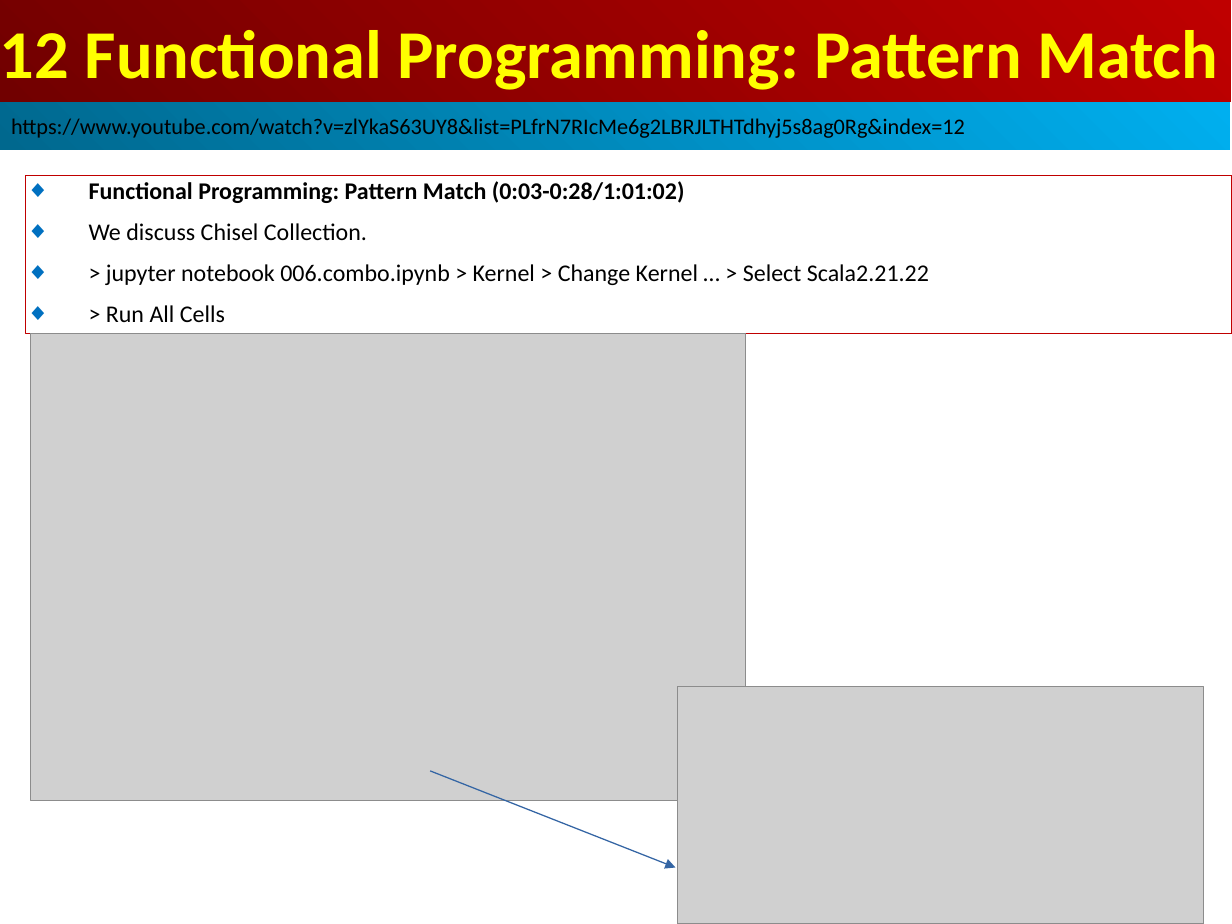
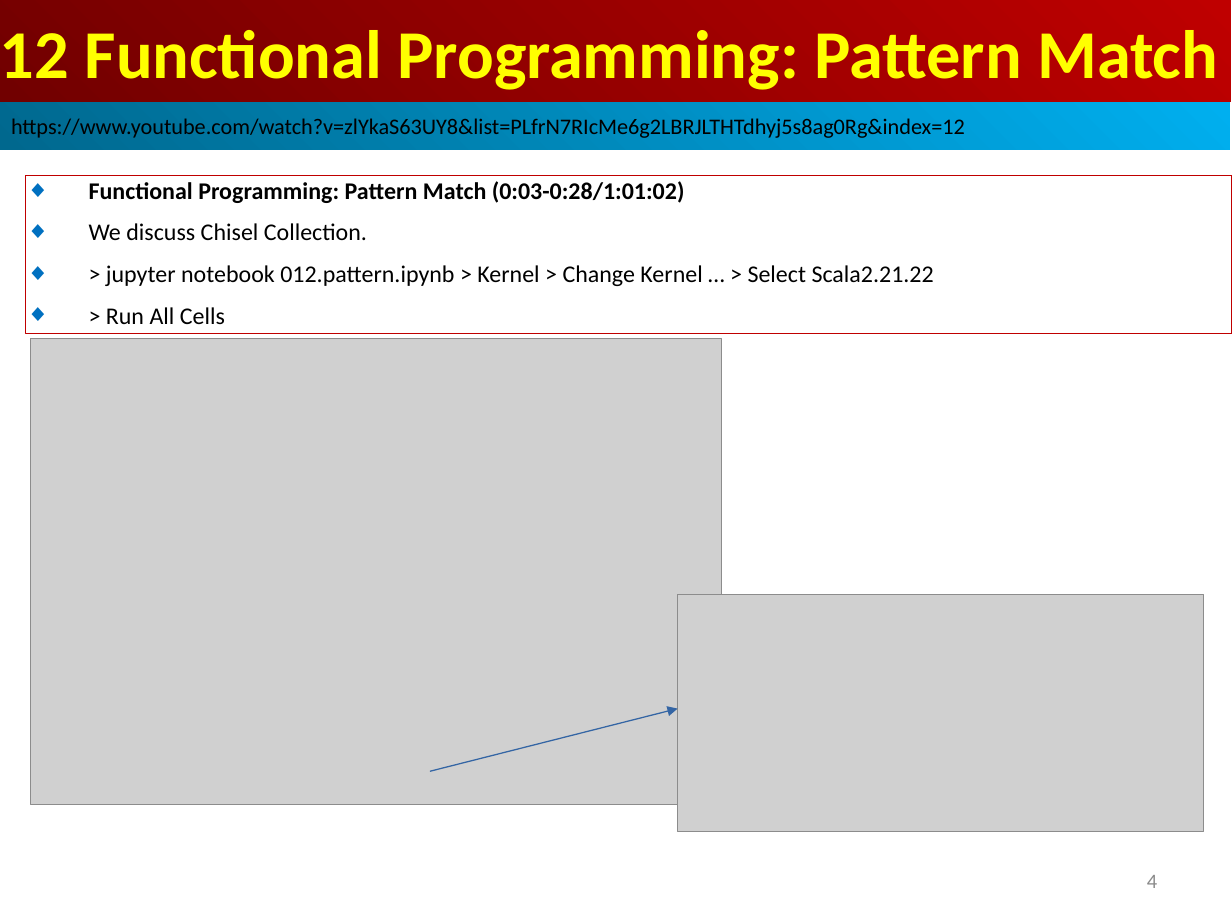
Before and after one commit to peterhchen/AIU_CS800_Chisel, a slide deck: slide 4 of 500_UCSC_HWD/012.FP_Pattern/000_Video/012.FP_Pattern.ppt. Drawn at 1232x924 pixels with LibreOffice and Linux fonts; fonts in the diff are those of the drawing; grey boxes stand for pictures. Boxes give left, top, right and bottom in pixels: in the first picture for what was removed or moved away, otherwise in the second. Text is boxed around its words. In the diff, an @@ line names an element or a change of style, - is before the commit and + after.

```diff
--- a/500_UCSC_HWD/012.FP_Pattern/000_Video/012.FP_Pattern.ppt
+++ b/500_UCSC_HWD/012.FP_Pattern/000_Video/012.FP_Pattern.ppt
@@ text in rectangle at (x1=106, y1=265, x2=934, y2=286): text changed @@
-◆ > jupyter notebook 006.combo.ipynb > Kernel > Change Kernel … > Select Scala2.21.22
+◆ > jupyter notebook 012.pattern.ipynb > Kernel > Change Kernel … > Select Scala2.21.22
@@ picture resized from (x1=31, y1=334, x2=745, y2=801) to (x1=31, y1=339, x2=721, y2=804) @@
@@ picture moved from (x1=678, y1=686, x2=1204, y2=924) to (x1=678, y1=594, x2=1204, y2=832) @@
@@ arrow moved from (430, 771) - (675, 867) to (430, 771) - (678, 708) @@
@@ page number added at (x1=1147, y1=875, x2=1157, y2=888), 12 pt, text #8B8B8B @@
+4
```
